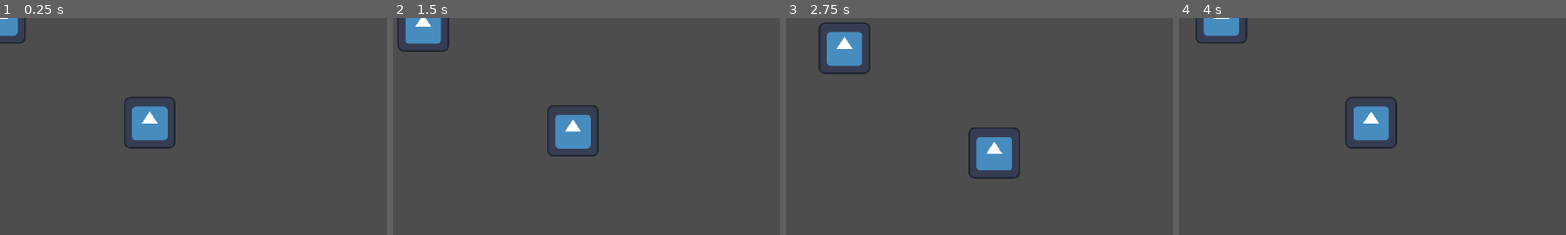
Above: before the commit, frames 1-4 (left to right).
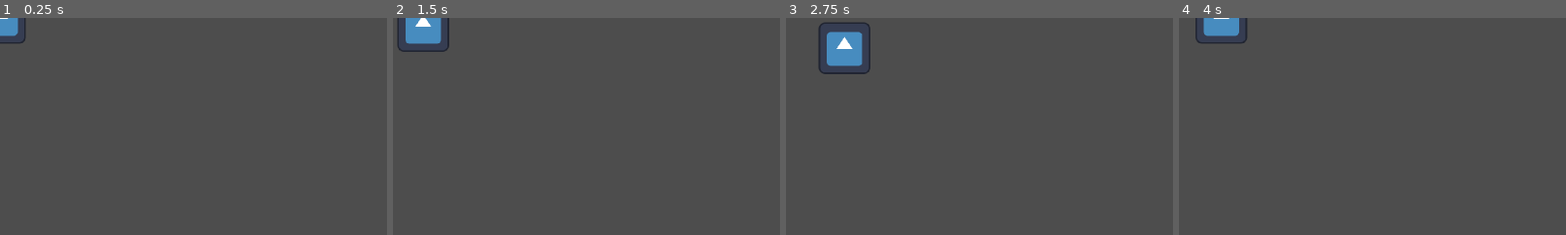
Above: after the commit, the same moments.

Repository: Lord-of-Madness/GameJam2024
Game: Godot game, scene res://Scenes/Top-down.tscn
Two runs of this game, one before a commit and one after it. Both use one fixed random seed, a clock stepped at 60 frames per second and the inputs below. The engine's default icon, where the game draws it, is replaced by a stand-in: a white triangle on a blue panel in a dark square.
Inputs:
- Up to frame 1 (0.25 s): no input
- Up to frame 2 (1.5 s): tap Enter at 0.5 s; hold D (right) 0.53-1.28 s; hold S (down) from 1.28 s (still down)
- Up to frame 3 (2.75 s): release S (down) at 2.03 s; hold D (right) from 2.03 s (still down)
- Up to frame 4 (4 s): release D (right) at 2.78 s; hold W (up) 2.78-3.53 s; hold A (left) from 3.53 s (still down)
The pictures show only the part of the screen within x 0-50%, y 0-50%; the shares and areas given below are measured in that part.

The runs differ from the first frame. In frame 1, 1.9% of the frame differs, in the area x 32-46%, y 36-61%; in frame 2, 1.9%; in frame 3, 1.8%; in frame 4, 1.9%.

Commit message:
Cleaning scenes

Diff:
--- a/Scenes/MS.tscn
+++ /dev/null
@@ -1,5 +0,0 @@
-[gd_scene format=3 uid="uid://bu6mfe4wbah26"]
-
-[node name="Node2D" type="Node2D"]
-
-[node name="TileMapLayer" type="TileMapLayer" parent="."]
--- a/Scenes/Main.tscn
+++ /dev/null
@@ -1,3 +0,0 @@
-[gd_scene format=3 uid="uid://dtifsf2iq4ad8"]
-
-[node name="Node2D" type="Node2D"]
--- a/Scenes/Top-down.tscn
+++ b/Scenes/Top-down.tscn
@@ -1,8 +1,3 @@
-[gd_scene load_steps=2 format=3 uid="uid://ljlga578ljie"]
-
-[ext_resource type="PackedScene" uid="uid://6drptwg7o7es" path="res://Characters/icon_character.tscn" id="1_nsjyh"]
+[gd_scene format=3 uid="uid://ljlga578ljie"]
 
 [node name="Top-down" type="Node2D"]
-
-[node name="IconCharacter" parent="." instance=ExtResource("1_nsjyh")]
-position = Vector2(371, 260)
Not shown: 1 places in Characters/icon_character.tscn that only renumber resources
